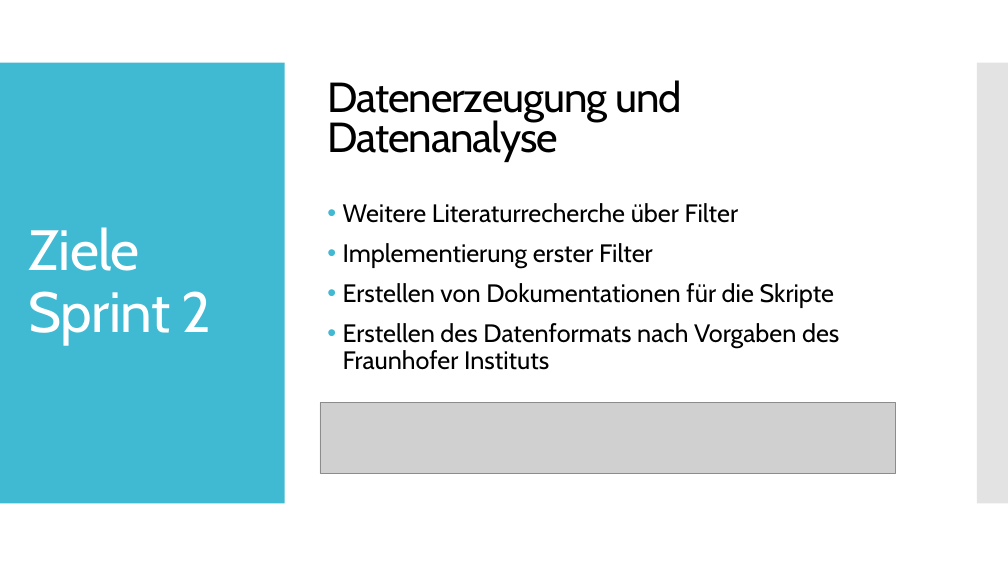
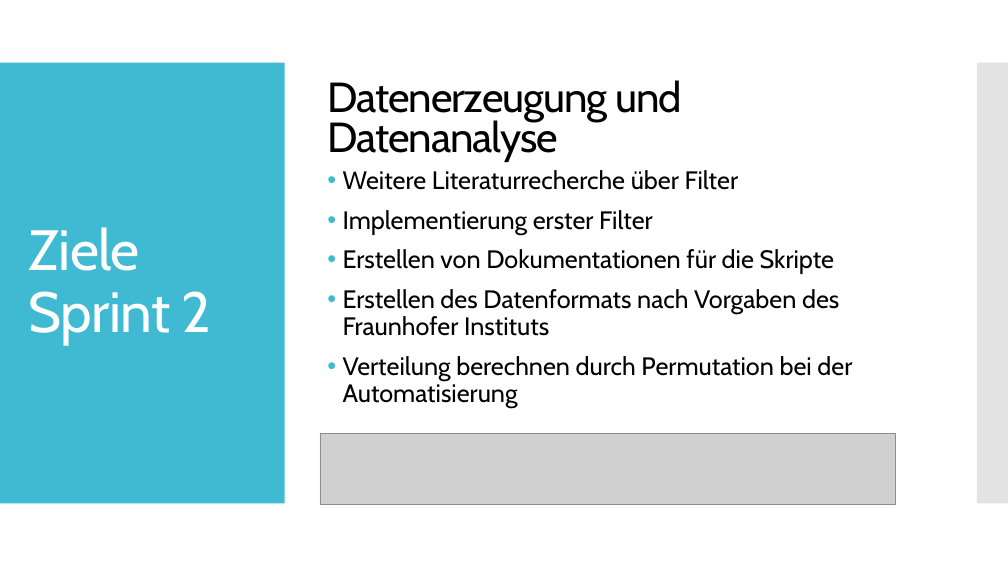
Before and after one commit to Datagroup-ModSim/ModSim17-data-generation-filters, a slide deck: slide 7 of presentations/Datenerzeugung und Datenanalyse_Sprint1_formatiert.pptx. Drawn at 1008x567 pixels with LibreOffice and Linux fonts; fonts in the diff are those of the drawing; grey boxes stand for pictures. Boxes give left, top, right and bottom in pixels: in the first picture for what was removed or moved away, otherwise in the second. Text is boxed around its words. In the diff, an @@ line names an element or a change of style, - is before the commit and + after.

```diff
--- a/presentations/Datenerzeugung und Datenanalyse_Sprint1_formatiert.pptx
+++ b/presentations/Datenerzeugung und Datenanalyse_Sprint1_formatiert.pptx
@@ text at (343,356,852,409): paragraph added @@
+• Verteilung berechnen durch Permutation bei der Automatisierung
@@ picture: place and size @@
-picture at (320,403,895,473)
+picture at (320,434,895,504)
```
Also in this commit, not shown: 8 other slides changed, 1 slide removed.
